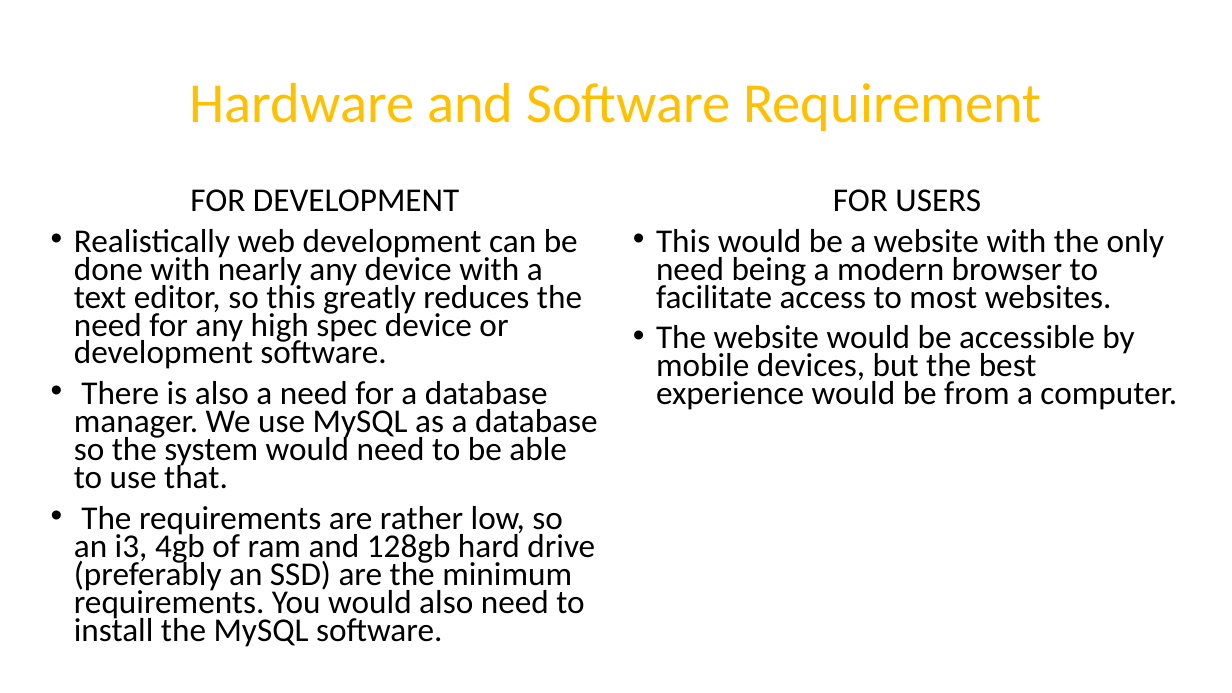
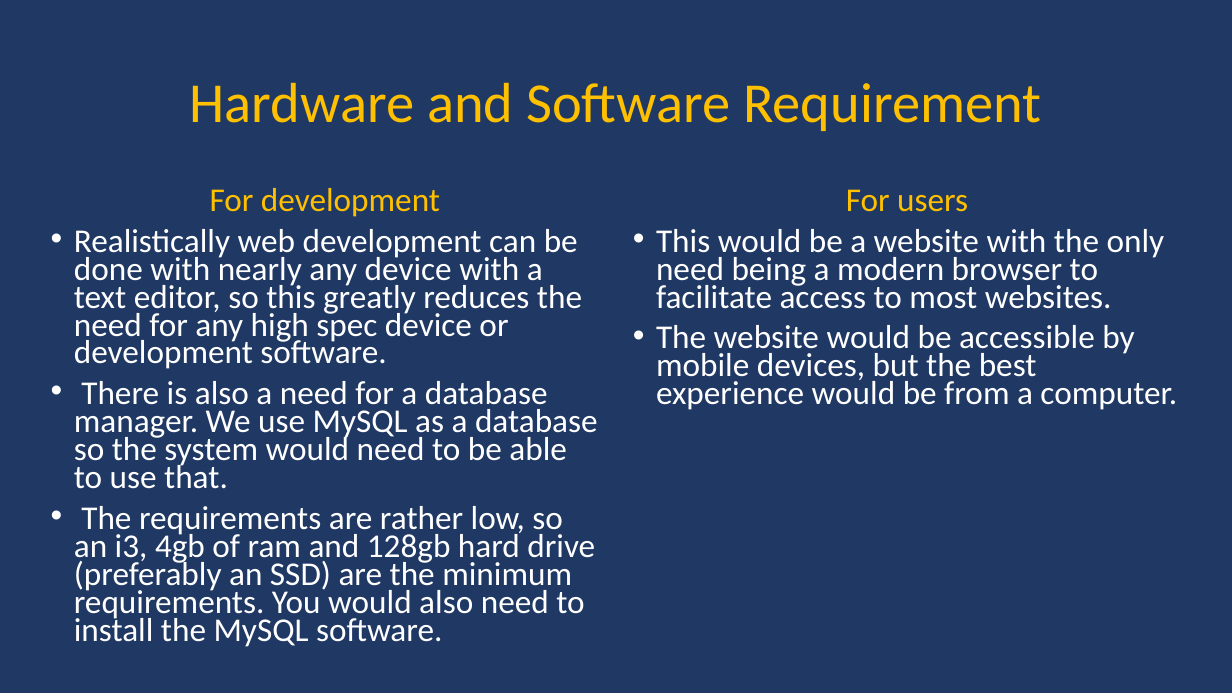
Before and after one commit to bradleytaylor3/ICS370, a slide deck: slide 15 of Graduation Requirement.pptx. Drawn at 1232x693 pixels with LibreOffice and Linux fonts; fonts in the diff are those of the drawing; background and template pictures are left out. Boxes give left, top, right and bottom in pixels: in the first picture for what was removed or moved away, otherwise in the second. Text is boxed around its words. In the diff, an @@ line names an element or a change of style, - is before the commit and + after.

```diff
--- a/Graduation Requirement.pptx
+++ b/Graduation Requirement.pptx
@@ background picture (left out) to #203864 @@
@@ text at (x1=210, y1=188, x2=440, y2=217): text changed; text colour #000000 to #FFC000 @@
-FOR DEVELOPMENT
+For development
@@ text at (x1=846, y1=189, x2=968, y2=212): text changed; text colour #000000 to #FFC000 @@
-FOR USERS
+For users
@@ text at (x1=74, y1=229, x2=598, y2=647): text colour #000000 to #FFFFFF @@
@@ text at (x1=656, y1=229, x2=1177, y2=410): text colour #000000 to #FFFFFF @@
```
Also in this commit, not shown: 9 other slides changed, 1 slide added, 1 slide removed.
